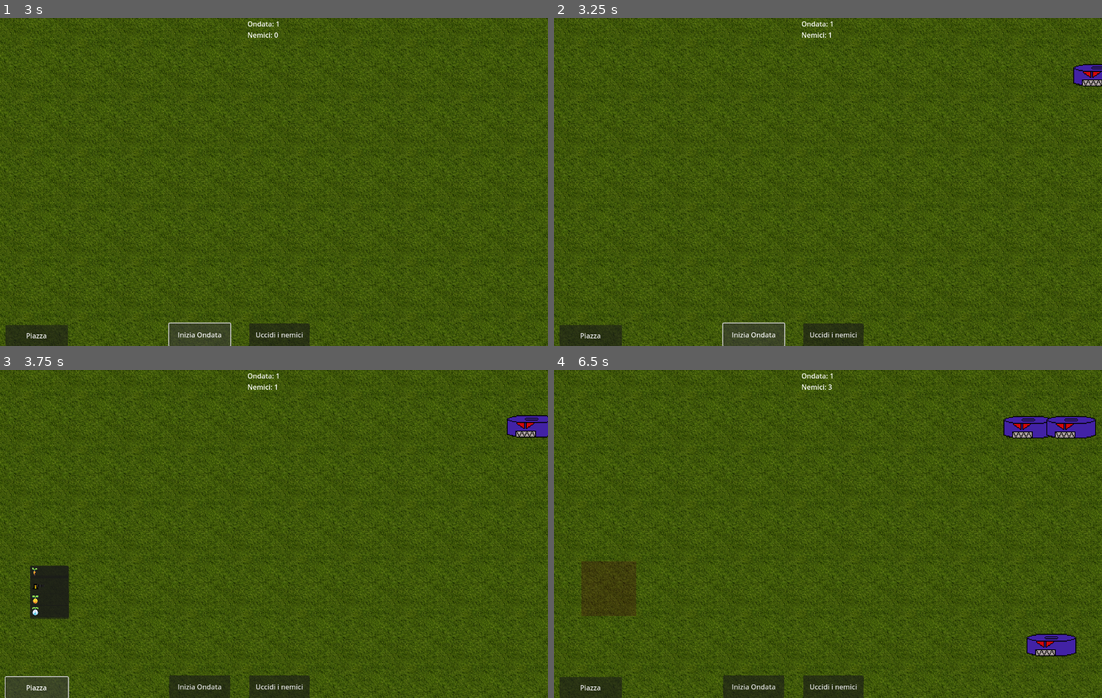
Above: before the commit, frames 1-4 (two rows, left to right).
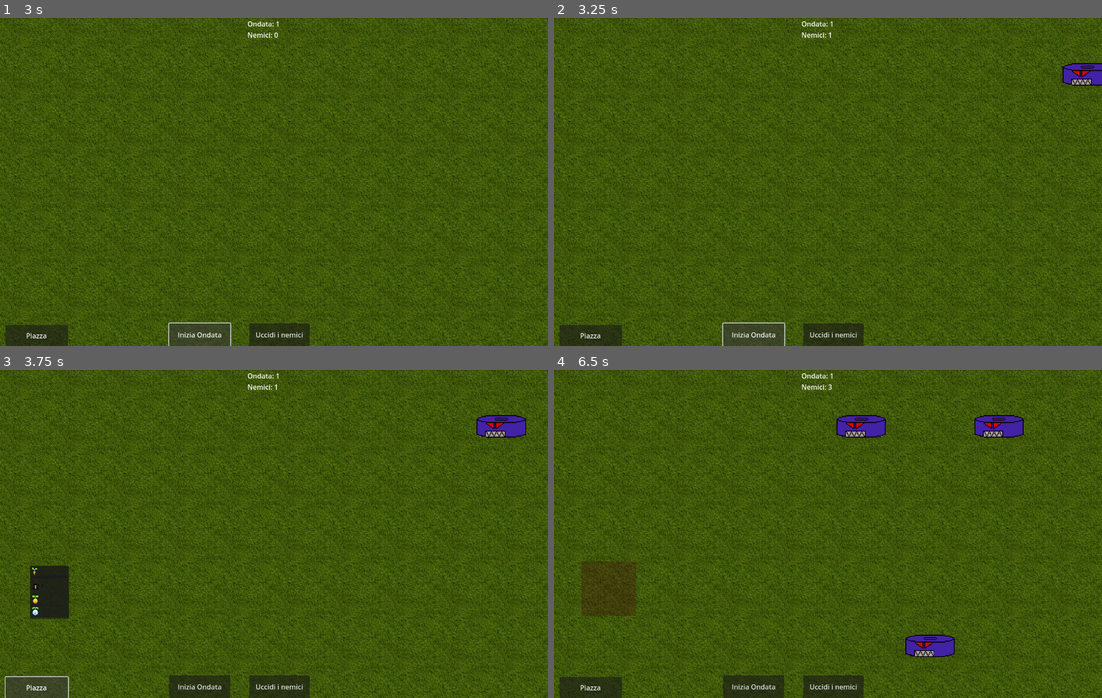
Above: after the commit, the same moments.

Repository: Gabbosenpai/Project-Hydra
Game: Godot game, scene res://Scene/menu.tscn
The game is run twice, just before and just after one commit, with the same random seed, the same clock (stepped at 60 frames per second) and the same inputs.
Inputs (mouse positions are in pixels of both pictures, inside the frame that each line leads up to):
- Up to frame 1 (3 s): click "Gioca" at 0.5 s; click "Uccidi i nemici" at 1.25 s; click "Inizia Ondata" at 2 s; click "Inizia Ondata" at 2.75 s
- Up to frame 2 (3.25 s): no input
- Up to frame 3 (3.75 s): click "Piazza" at 3.5 s
- Up to frame 4 (6.5 s): click (603, 573) at 4.25 s; click "Piazza" at 5 s; click (603, 583) at 5.75 s

Frame 1 is identical in both runs. In frame 2, 0.4% of the frame differs, in the area x 92-100%, y 13-21%; in frame 3, 0.8%; in frame 4, 3.1%, in the area x 51-99%, y 13-88%.

Commit message:
Torretta Distruttibile
Torretta ora è un bersaglio per i robot

Diff:
--- a/Roomba/romba.gd
+++ b/Roomba/romba.gd
@@ -18,6 +18,7 @@
 
 func take_damage(amount):
 	health -= amount
+	print("Robot HP:",health)
 	if health < 0:
 		health = 0
 	if health == 0:
--- a/Roomba/romba.tscn
+++ b/Roomba/romba.tscn
@@ -31,6 +31,9 @@
 }, {
 "duration": 5.0,
 "texture": ExtResource("6_h4hds")
+}, {
+"duration": 0.5,
+"texture": ExtResource("7_ymans")
 }],
 "loop": false,
 "name": &"attack",
@@ -62,15 +65,14 @@
 
 [node name="Robot" type="Area2D" groups=["Robot"]]
 script = ExtResource("1_glfoj")
+speed = 165
 metadata/_edit_group_ = true
 
 [node name="RobotSprite" type="AnimatedSprite2D" parent="."]
 texture_filter = 1
 scale = Vector2(2, 2)
 sprite_frames = SubResource("SpriteFrames_w720y")
-animation = &"move"
-frame = 2
-frame_progress = 0.823779
+animation = &"attack"
 
 [node name="CollisionShape2D" type="CollisionShape2D" parent="."]
 position = Vector2(0, 5.33333)
--- a/Scene/Proiettili/base_bullet.tscn
+++ b/Scene/Proiettili/base_bullet.tscn
@@ -1,15 +1,46 @@
 [gd_scene load_steps=4 format=3 uid="uid://wswnbf4p8k11"]
 
-[ext_resource type="Script" uid="uid://c8k52auc1dgpv" path="res://Script/Proiettili/base_bullet.gd" id="1_nq1br"]
 [ext_resource type="Texture2D" uid="uid://me4jcibw0omq" path="res://Base Tower/Bullet.png" id="2_pxbax"]
+
+[sub_resource type="GDScript" id="GDScript_vaacj"]
+script/source = "extends Area2D  # Estende la classe Area2D, quindi questo script è per un nodo Area2D (ad esempio un proiettile)
+
+# Variabili esportate per poterle modificare facilmente dall'editor di Godot
+@export var speed = 100          # Velocità del proiettile
+@export var bullet_damage = 5    # Danno che il proiettile infligge agli nemici
+
+# Funzione chiamata ad ogni frame fisico (numero fisso di frame al secondo)
+func _physics_process(delta):
+	# Calcola il movimento in base alla direzione a destra, alla velocità e al tempo trascorso (delta)
+	var movement = Vector2.RIGHT * speed * delta
+	# Aggiorna la posizione globale del proiettile spostandolo in avanti
+	global_position += movement
+
+# Funzione chiamata quando il nodo esce dallo schermo (usando un VisibleOnScreenNotifier2D collegato)
+func _on_visible_on_screen_notifier_2d_screen_exited():
+	# Distrugge il nodo, liberando la memoria e rimuovendo il proiettile
+	queue_free()
+
+# Funzione chiamata quando questo Area2D entra in collisione con un altro Area2D
+func _on_area_entered(area: Area2D):
+	# Ottiene il nodo genitore dell'area entrata in collisione (di solito l'enemy)
+	var enemy_node = area.get_parent()
+
+	# Controlla se il nodo genitore appartiene al gruppo \"Robot\" e ha il metodo \"take_damage\"
+	if enemy_node.is_in_group(\"Robot\") and enemy_node.has_method(\"take_damage\"):
+		# Chiama la funzione take_damage sull'enemy, passando il valore del danno del proiettile
+		enemy_node.take_damage(bullet_damage)
+
+		# Dopo aver colpito l'enemy, il proiettile si distrugge
+		queue_free()
+"
 
 [sub_resource type="CapsuleShape2D" id="CapsuleShape2D_kxw81"]
 radius = 7.9999
 height = 26.0097
 
 [node name="BaseBullet" type="Area2D"]
-script = ExtResource("1_nq1br")
-bullet_damage = 20
+script = SubResource("GDScript_vaacj")
 metadata/_edit_group_ = true
 
 [node name="Sprite2D" type="Sprite2D" parent="."]
--- a/Scene/Torrette/base_tower.tscn
+++ b/Scene/Torrette/base_tower.tscn
@@ -13,13 +13,22 @@
 }, {
 "duration": 1.0,
 "texture": ExtResource("4_3fwqc")
+}, {
+"duration": 1.0,
+"texture": ExtResource("3_jma08")
+}, {
+"duration": 1.0,
+"texture": ExtResource("4_3fwqc")
 }],
 "loop": false,
 "name": &"shoot",
 "speed": 10.0
 }]
 
-[node name="BaseTower" type="Node2D"]
+[sub_resource type="RectangleShape2D" id="RectangleShape2D_flnem"]
+size = Vector2(88, 44)
+
+[node name="BaseTower" type="Area2D" groups=["Tower"]]
 script = ExtResource("1_yuvrt")
 BULLET = ExtResource("2_r7s0y")
 
@@ -28,6 +37,8 @@
 scale = Vector2(3, 3)
 sprite_frames = SubResource("SpriteFrames_rel02")
 animation = &"shoot"
+frame = 3
+frame_progress = 1.0
 
 [node name="BulletOrigin" type="Marker2D" parent="."]
 position = Vector2(54, 11)
@@ -35,6 +46,11 @@
 [node name="RayCast2D" type="RayCast2D" parent="."]
 
 [node name="ReloadTimer" type="Timer" parent="RayCast2D"]
+wait_time = 2.0
 one_shot = true
 
+[node name="TowerHitbox" type="CollisionShape2D" parent="."]
+position = Vector2(-4, 12)
+shape = SubResource("RectangleShape2D_flnem")
+
 [connection signal="timeout" from="RayCast2D/ReloadTimer" to="." method="_on_reload_timer_timeout"]
--- a/Script/Scena_Base/main.gd
+++ b/Script/Scena_Base/main.gd
@@ -129,7 +129,7 @@
 
 					add_child(plant_instance)
 					plants[cell_key] = plant_instance
-					print("Planted at cell: ", cell_key)
+					print("Placed at cell: ", cell_key)
 					current_mode = Mode.NONE
 					selected_plant_scene = null
 					highlight.visible = false
--- a/Script/Torrette/base_tower.gd
+++ b/Script/Torrette/base_tower.gd
@@ -1,26 +1,22 @@
-extends Node2D  # Estende Node2D, quindi questo script è associato a un nodo 2D generico (ad esempio una torretta)
+extends Node2D
 
-# Variabile esportata per assegnare dal editor una scena PackedScene del proiettile
-@export var BULLET: PackedScene = null
+@export var BULLET: PackedScene = null # Permette l'assegnazione della scena bullet nell'editor
+@export var max_health = 100
 
-# Lista dei robot che stanno arrivando (minacce attive)
-var robots_coming = []
-
-# Stato se la torretta è pronta a sparare o no
-var armed = false
-
-# Variabile che indica la riga in cui si trova la torretta (non usata in questo codice, ma utile per logica di fila)
-var riga: int
+var robots_coming = [] # Array con i robot identificati come bersaglio
+var armed = false # Se true, la torretta spara
+var riga: int # Riga della torretta nella griglia, inizializzata al piazzamento
 
 # Riferimenti ai nodi figli, inizializzati al caricamento del nodo
+@onready var health = max_health
 @onready var bulletOrigin = $BulletOrigin
-@onready var rayCast = $RayCast2D                  # Riferimento al nodo RayCast2D, usato per il rilevamento
-@onready var towerSprite = $TowerSprite            # Riferimento allo sprite animato della torretta
-@onready var reloadTimer = $RayCast2D/ReloadTimer # Timer per la ricarica, figlio del RayCast2D
+@onready var rayCast = $RayCast2D # NON RIMUOVERE, FA FUNZIONARE IL TUTTO
+@onready var towerSprite = $TowerSprite
+@onready var reloadTimer = $RayCast2D/ReloadTimer
 
 # Funzione per sparare un proiettile
 func shoot():
-	$TowerSprite.play()  # Avvia l'animazione dello sprite della torretta
+	$TowerSprite.play()  # Avvia l'animazione
 	if BULLET:           # Controlla che la scena del proiettile sia assegnata
 		var bullet: Node2D = BULLET.instantiate()  # Istanzia un nuovo proiettile dalla scena PackedScene
 		get_tree().current_scene.add_child(bullet) # Aggiunge il proiettile come figlio della scena corrente, così è visibile
@@ -40,23 +36,33 @@
 	if reloadTimer.is_stopped() and armed:
 		shoot()
 
-# 🔹 Ottiene tutti i robot validi che si trovano nella stessa riga e sono visibili
+func take_damage(amount):
+	health -= amount
+	print("Tower HP:", health)
+	if health < 0:
+		health = 0
+	if health == 0:
+		die()
+
+func die():
+	queue_free()
+
+# Ottiene tutti i robot validi che si trovano nella stessa riga e sono visibili
 func get_valid_robots() -> Array:
 	var all_robots = get_tree().get_nodes_in_group("Robot")  # Prende tutti i nodi nel gruppo "Robot"
 	return all_robots.filter(is_valid_robot)                 # Filtra quelli validi secondo la funzione is_valid_robot
 
-# 🔹 Controlla se un singolo robot è valido per questa torretta
+# Controlla se un robot è un bersaglio valido: stessa riga e visibile sullo schermo
 func is_valid_robot(robot: Node) -> bool:
-	return is_same_row(robot) and is_robot_visible(robot)    # Deve essere nella stessa riga e visibile
+	return is_same_row(robot) and is_robot_visible(robot)
 
 # Controlla se il robot è nella stessa riga della torretta (attualmente sempre true)
 func is_same_row(robot: Node) -> bool:
-	return "riga" in robot and robot.riga == riga
+	return "riga" in robot and robot.riga == riga # Che sfaccimma vor di!? by Gabbo
 
-
-# Controlla se il robot è attualmente visibile sullo schermo
+# Controlla se il robot è visibile sullo schermo
 func is_robot_visible(robot: Node) -> bool:
-	return robot.is_on_screen()  # Ritorna true se il robot è visibile nella viewport
+	return robot.is_on_screen()  # return true se visibile nella viewport
 
 func set_riga(value: int) -> void:
 	riga = value
Binary file removed: ChatGPT Image 3 ago 2025, 10_10_44.png
Not shown, removed: ChatGPT Image 3 ago 2025, 10_10_44.png.import
Binary file removed: ChatGPT Image 3 ago 2025, 10_12_12.png
Not shown, removed: ChatGPT Image 3 ago 2025, 10_12_12.png.import
Not shown: 1 places in Scene/Torrette/base_tower.tscn that only renumber resources
